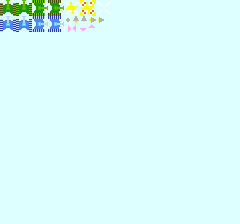
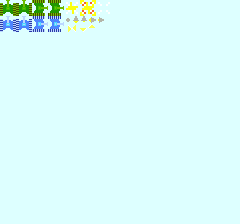
Layered file, before and after one edit (240x224). Changes by layer:
removed layer "Pasted Layer" over <box>88,24,95,28</box>
painted on "Background" over <box>68,24,95,32</box>
